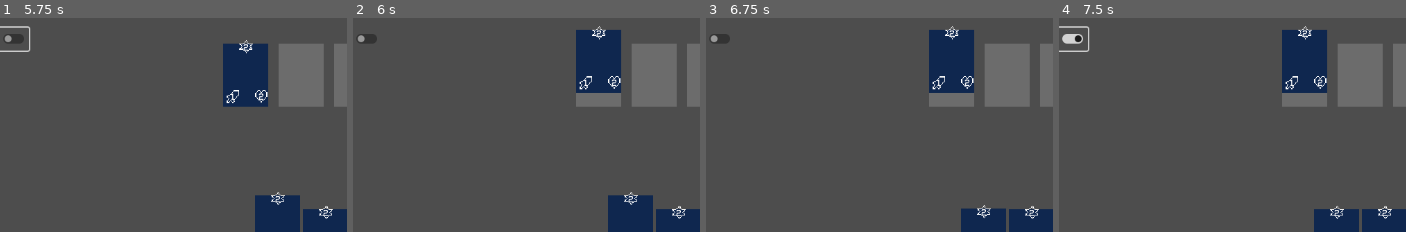
Above: before the commit, frames 1-4 (left to right).
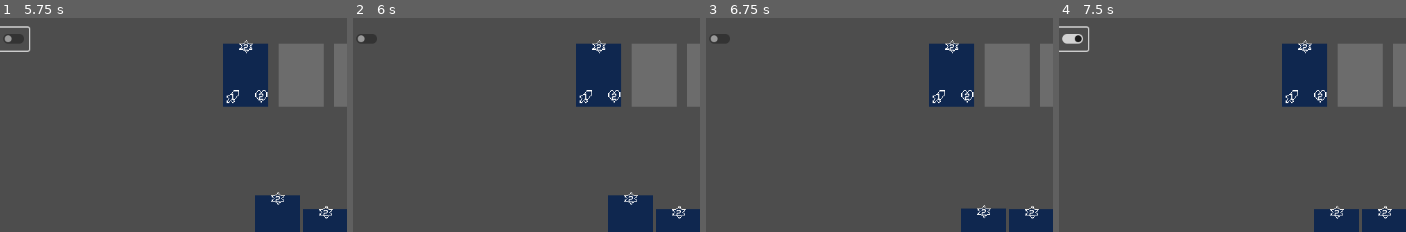
Above: after the commit, the same moments.

Repository: CraftMaster07/MonsterCardsClone
Game: Godot game, scene res://Scenes/board.tscn
Two runs of this game, one before a commit and one after it. Both use one fixed random seed, a clock stepped at 60 frames per second and the inputs below. The engine's default icon, where the game draws it, is replaced by a stand-in: a white triangle on a blue panel in a dark square.
Inputs (mouse positions are % of the whole screen's width and height, from its top left):
- Up to frame 1 (5.75 s): click "Host" at 0.5 s; click (49, 52) at 1.27 s; click (51, 91) at 2.02 s; click (16, 44) at 2.75 s; click (49, 52) at 3.52 s; click (54, 91) at 4.27 s; click (16, 44) at 5 s
- Up to frame 2 (6 s): click (49, 52) at 5.77 s
- Up to frame 3 (6.75 s): click (54, 88) at 6.52 s
- Up to frame 4 (7.5 s): click (16, 44) at 7.25 s
The pictures show only the part of the screen within x 14-64%, y 39-89%; the shares and areas given below are measured in that part.

Frame 1 is identical in both runs. In frame 2, 2.1% of the frame differs, in the area x 64-78%, y 3-42%; in frame 3, 2.1%; in frame 4, 2.1%.
Error before the commit: Invalid assignment of property or key 'disabled' with value of type 'bool' on a base object of type 'null instance'. (res://scripts/multiplayer.gd:12)

Commit message:
fixed uid bug fr this time mahybe

Diff:
--- a/monster-cards-clone/Assets/Styles/main_theme.tres
+++ b/monster-cards-clone/Assets/Styles/main_theme.tres
@@ -1,6 +1,6 @@
 [gd_resource type="Theme" load_steps=2 format=3 uid="uid://f2a4ylwdbwtx"]
 
-[ext_resource type="FontFile" uid="uid://b13kiadbfhetg" path="res://Assets/Fonts/VCR_OSD_MONO_1.001.ttf" id="1_iw1ms"]
+[ext_resource type="FontFile" uid="uid://nwofmriumbuv" path="res://assets/fonts/VCR_OSD_MONO_1.001.ttf" id="1_iw1ms"]
 
 [resource]
 default_base_scale = 1.5
--- a/monster-cards-clone/Scenes/board.tscn
+++ b/monster-cards-clone/Scenes/board.tscn
@@ -70,7 +70,6 @@
 [node name="Multiplayer" type="Node" parent="."]
 script = ExtResource("7_c3r7o")
 
-[connection signal="pressed" from="HostButton" to="Multiplayer" method="_on_host_button_pressed"]
 [connection signal="toggled" from="Stuff/DamageButton" to="PlayerHandler" method="_on_check_button_toggled"]
 
 [editable path="PlayerHandler"]
--- a/monster-cards-clone/Scenes/card_board.tscn
+++ b/monster-cards-clone/Scenes/card_board.tscn
@@ -10,3 +10,4 @@
 
 [node name="CardFront" parent="." instance=ExtResource("1_m7piv")]
 layout_mode = 1
+script = null
--- a/monster-cards-clone/Scenes/card_front.tscn
+++ b/monster-cards-clone/Scenes/card_front.tscn
@@ -1,19 +1,19 @@
 [gd_scene load_steps=7 format=3 uid="uid://b1rfo4m4p3w8h"]
 
-[ext_resource type="Theme" uid="uid://f2a4ylwdbwtx" path="res://Assets/Styles/main_theme.tres" id="1_pdgic"]
-[ext_resource type="Texture2D" uid="uid://f38y60f1hbws" path="res://Assets/Sprites/icon_sheet.png" id="2_f0acn"]
-[ext_resource type="LabelSettings" uid="uid://u4vhe2mrgnol" path="res://Assets/Styles/card_text_theme.tres" id="3_xwycy"]
+[ext_resource type="Theme" uid="uid://f2a4ylwdbwtx" path="res://Assets/Styles/main_theme.tres" id="1_sgpad"]
+[ext_resource type="Texture2D" uid="uid://dheasb4jh1bio" path="res://Assets/sprites/icon_sheet.png" id="2_3ak4q"]
+[ext_resource type="LabelSettings" uid="uid://u4vhe2mrgnol" path="res://Assets/Styles/card_text_theme.tres" id="3_o3uea"]
 
 [sub_resource type="AtlasTexture" id="AtlasTexture_eumee"]
-atlas = ExtResource("2_f0acn")
+atlas = ExtResource("2_3ak4q")
 region = Rect2(32, 0, 16, 16)
 
 [sub_resource type="AtlasTexture" id="AtlasTexture_e6po8"]
-atlas = ExtResource("2_f0acn")
+atlas = ExtResource("2_3ak4q")
 region = Rect2(0, 0, 16, 16)
 
 [sub_resource type="AtlasTexture" id="AtlasTexture_bnspj"]
-atlas = ExtResource("2_f0acn")
+atlas = ExtResource("2_3ak4q")
 region = Rect2(16, 0, 16, 16)
 
 [node name="CardFront" type="TextureButton"]
--- a/monster-cards-clone/Scenes/player.tscn
+++ b/monster-cards-clone/Scenes/player.tscn
@@ -1,7 +1,7 @@
 [gd_scene load_steps=4 format=3 uid="uid://syfm2kspvm70"]
 
 [ext_resource type="Script" uid="uid://dctl127afbmmj" path="res://Scripts/player.gd" id="1_3vyb7"]
-[ext_resource type="FontFile" uid="uid://b13kiadbfhetg" path="res://Assets/Fonts/VCR_OSD_MONO_1.001.ttf" id="2_g2els"]
+[ext_resource type="FontFile" uid="uid://nwofmriumbuv" path="res://Assets/fonts/VCR_OSD_MONO_1.001.ttf" id="2_g2els"]
 
 [sub_resource type="LabelSettings" id="LabelSettings_3vyb7"]
 font = ExtResource("2_g2els")
--- a/monster-cards-clone/project.godot
+++ b/monster-cards-clone/project.godot
@@ -11,7 +11,7 @@
 [application]
 
 config/name="Monster Cards Clone"
-run/main_scene="res://Scenes/board.tscn"
+run/main_scene="res://scenes/board.tscn"
 config/features=PackedStringArray("4.5", "GL Compatibility")
 config/icon="res://icon.svg"
 
--- a/monster-cards-clone/scripts/multiplayer.gd
+++ b/monster-cards-clone/scripts/multiplayer.gd
@@ -2,12 +2,5 @@
 
 
 var peer = ENetMultiplayerPeer.new()
-
-
-func _on_host_button_pressed() -> void:
-    disable_buttons()
-
-
-func disable_buttons() -> void:
-    $HostButton.disabled = true
-    $JoinButton.disabled = true
+var ip_address = "127.0.0.1"
+var port = 1919
Not shown: 1 places in monster-cards-clone/Scenes/board.tscn that only renumber resources
Not shown: 4 places in monster-cards-clone/Scenes/card_front.tscn that only renumber resources
